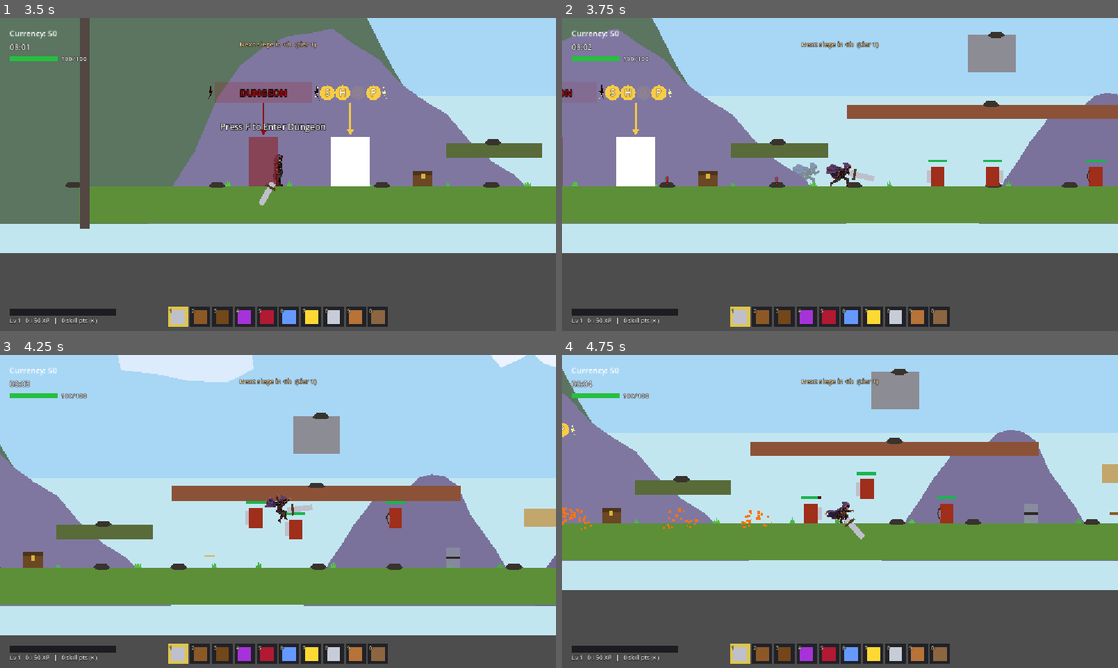
Above: before the commit, frames 1-4 (two rows, left to right).
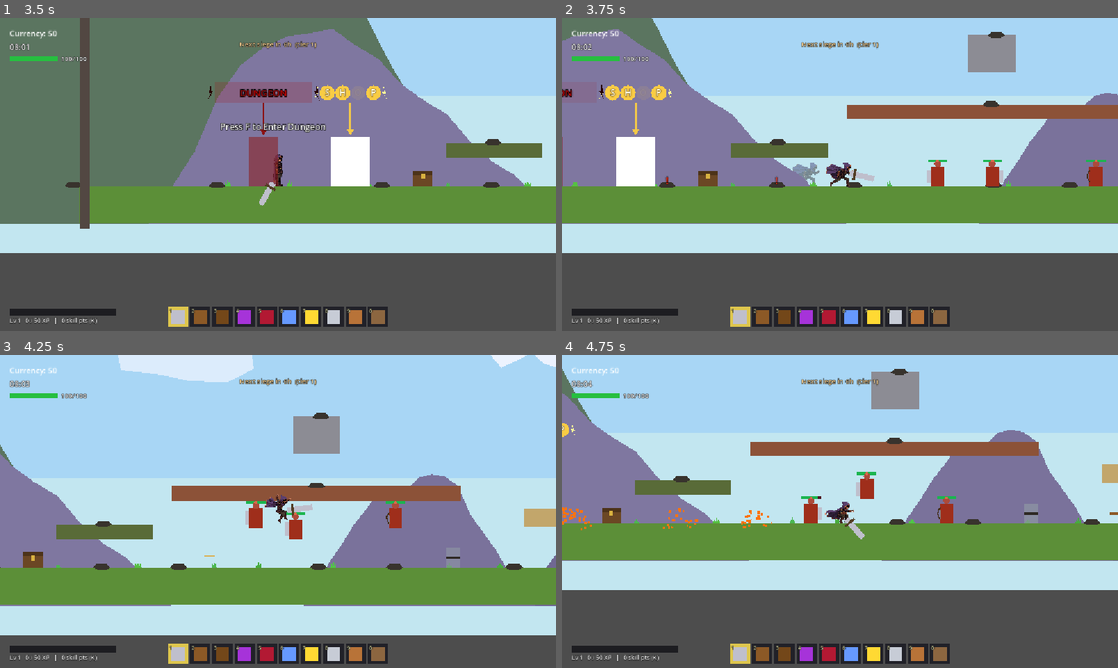
Above: after the commit, the same moments.

Repository: Bachana401/deepwood
Game: Godot game, scene res://main_menu.tscn
Two runs of this game, one before a commit and one after it. Both use one fixed random seed, a clock stepped at 60 frames per second and the inputs below. Sound files missing from this copy of the repository are replaced by a short silence.
Inputs (mouse positions are in pixels of both pictures, inside the frame that each line leads up to):
- Up to frame 1 (3.5 s): click "Start Game" at 0.5 s; click "Start Game" at 1.25 s; click "Easy" at 2 s; click "Begin Your Journey" at 2.75 s
- Up to frame 2 (3.75 s): tap F (enter_dungeon) at 3.5 s; move the mouse to (962, 158) at 3.52 s; hold D (move_right) from 3.53 s (still down); tap T (admin_dash) at 3.6 s; click (962, 158) at 3.67 s
- Up to frame 3 (4.25 s): keep holding D (move_right); tap Space (jump) at 3.77 s
- Up to frame 4 (4.75 s): release D (move_right) at 4.25 s; drag from (728, 527) to (878, 555) at 4.27 s

Frame 1 is identical in both runs. In frame 2, less than 0.1% of the frame differs, in the area x 66-97%, y 45-48%; in frame 3, less than 0.1%, in the area x 45-72%, y 46-53%; in frame 4, less than 0.1%.

Commit message:
Give every enemy and boss a distinct procedural silhouette
- enemy.gd: each of the six grunt archetypes now builds a "Features" node with
  a signature look on top of the torso -- Bandit (capped head), Frostkin (ice
  crown), Emberling (horns + shoulders), Wraith (hood + glowing eyes), Stonekin
  (blocky head + shoulders), Venomling (antennae). Hit-flash and death fade the
  features with the body.
- boss.gd: per-boss "shape" builds horns/crowns/wings/spider-legs/serpent-fins
  etc., sized to the body; sizes now vary more (Weaver is small and spidery,
  Frost Monarch tall and slim, the apex trio distinct). Seraph gets wings + a
  halo, Leviathan a finned serpent body, Eclipse Titan massive horns.

Validated: full headless import compiles with no script/parse errors.

Co-Authored-By: Claude Opus 4.8 <noreply@anthropic.com>

Diff:
--- a/boss.gd
+++ b/boss.gd
@@ -138,37 +138,37 @@
 	"gravewarden": {
 		"name": "The Gravewarden",
 		"color": Color(0.30, 0.42, 0.28), "eye_color": Color(0.7, 1.0, 0.4),
-		"body": Vector2(172, 240), "hp": 900, "speed": 80.0,
+		"body": Vector2(178, 244), "hp": 900, "speed": 80.0, "shape": "brute",
 		"abilities": ["slam", "charge", "summon"],
 	},
 	"frost_monarch": {
 		"name": "The Frost Monarch",
 		"color": Color(0.40, 0.6, 0.85), "eye_color": Color(0.85, 0.97, 1.0),
-		"body": Vector2(142, 212), "hp": 820, "speed": 54.0,
+		"body": Vector2(126, 224), "hp": 820, "speed": 54.0, "shape": "crown",
 		"abilities": ["rain", "nova", "teleport"],
 	},
 	"cinder_colossus": {
 		"name": "The Cinder Colossus",
 		"color": Color(0.72, 0.25, 0.12), "eye_color": Color(1.0, 0.85, 0.2),
-		"body": Vector2(192, 252), "hp": 1050, "speed": 90.0,
+		"body": Vector2(198, 258), "hp": 1050, "speed": 90.0, "shape": "colossus",
 		"abilities": ["charge", "barrage", "pillars"],
 	},
 	"weaver": {
 		"name": "The Weaver",
 		"color": Color(0.45, 0.25, 0.6), "eye_color": Color(1.0, 0.4, 0.9),
-		"body": Vector2(150, 202), "hp": 800, "speed": 72.0,
+		"body": Vector2(132, 150), "hp": 800, "speed": 72.0, "shape": "spider",
 		"abilities": ["summon", "nova", "teleport"],
 	},
 	"stormcaller": {
 		"name": "The Stormcaller",
 		"color": Color(0.85, 0.8, 0.35), "eye_color": Color(1.0, 1.0, 0.75),
-		"body": Vector2(150, 216), "hp": 920, "speed": 84.0,
+		"body": Vector2(138, 204), "hp": 920, "speed": 84.0, "shape": "caster",
 		"abilities": ["nova", "pillars", "barrage"],
 	},
 	"void_sovereign": {
 		"name": "The Void Sovereign",
 		"color": Color(0.2, 0.12, 0.3), "eye_color": Color(0.9, 0.2, 1.0),
-		"body": Vector2(178, 246), "hp": 1220, "speed": 76.0,
+		"body": Vector2(178, 246), "hp": 1220, "speed": 76.0, "shape": "void",
 		"abilities": ["teleport", "rain", "nova", "summon"],
 	},
 	# ----- APEX TIER (levels 35/40/45) -----
@@ -178,21 +178,21 @@
 	"seraph": {
 		"name": "Seraphiel, the Last Light",
 		"color": Color(0.92, 0.88, 0.68), "eye_color": Color(1.0, 0.55, 0.1),
-		"body": Vector2(150, 240), "hp": 2400, "speed": 130.0,
+		"body": Vector2(150, 236), "hp": 2400, "speed": 130.0, "shape": "angel",
 		"flying": true, "apex": true,
 		"abilities": ["dive", "volley", "rain", "nova"],
 	},
 	"leviathan": {
 		"name": "The Abyssal Leviathan",
 		"color": Color(0.1, 0.35, 0.4), "eye_color": Color(0.4, 1.0, 0.9),
-		"body": Vector2(300, 150), "hp": 2800, "speed": 150.0,
+		"body": Vector2(300, 150), "hp": 2800, "speed": 150.0, "shape": "serpent",
 		"flying": true, "apex": true,
 		"abilities": ["charge", "vortex", "meteors", "summon"],
 	},
 	"eclipse": {
 		"name": "The Eclipse Titan",
 		"color": Color(0.1, 0.06, 0.08), "eye_color": Color(1.0, 0.2, 0.1),
-		"body": Vector2(250, 330), "hp": 3300, "speed": 95.0,
+		"body": Vector2(250, 330), "hp": 3300, "speed": 95.0, "shape": "titan",
 		"apex": true,
 		"abilities": ["beam", "pillars", "meteors", "teleport", "summon"],
 	},
@@ -296,6 +296,93 @@
 		bar.offset_right = 80.0
 		bar.offset_top = bar_y
 		bar.offset_bottom = bar_y + 12.0
+
+	build_boss_features(def.get("shape", ""), body, eye_color)
+
+# Adds a silhouette (horns, crown, wings, legs...) around the boss body so each
+# one reads as a distinct creature. Sized relative to the body so it scales
+# with every boss. Parts live under "Features" and fade out on death.
+func build_boss_features(shape: String, body: Vector2, accent: Color) -> void:
+	if has_node("Features"):
+		$Features.queue_free()
+	var f := Node2D.new()
+	f.name = "Features"
+	add_child(f)
+	var hw := body.x / 2.0
+	var hh := body.y / 2.0
+	var dark := base_color.darkened(0.2)
+	match shape:
+		"brute":
+			_bfeat(f, PackedVector2Array([Vector2(-hw, -hh), Vector2(-hw - 34, -hh - 46), Vector2(-hw + 18, -hh - 6)]), accent)
+			_bfeat(f, PackedVector2Array([Vector2(hw, -hh), Vector2(hw + 34, -hh - 46), Vector2(hw - 18, -hh - 6)]), accent)
+		"crown":
+			for k in [-1.0, -0.5, 0.0, 0.5, 1.0]:
+				var cx = k * hw * 0.8
+				_bfeat(f, PackedVector2Array([Vector2(cx - 10, -hh), Vector2(cx + 10, -hh), Vector2(cx, -hh - 60)]), accent)
+		"colossus":
+			_bfeat(f, PackedVector2Array([Vector2(-hw, -hh + 10), Vector2(-hw - 40, -hh - 20), Vector2(-hw, -hh + 60)]), dark)
+			_bfeat(f, PackedVector2Array([Vector2(hw, -hh + 10), Vector2(hw + 40, -hh - 20), Vector2(hw, -hh + 60)]), dark)
+			_bfeat(f, PackedVector2Array([Vector2(-30, -hh), Vector2(-46, -hh - 40), Vector2(-14, -hh)]), accent)
+			_bfeat(f, PackedVector2Array([Vector2(30, -hh), Vector2(46, -hh - 40), Vector2(14, -hh)]), accent)
+		"spider":
+			# eight thin legs splaying from the body
+			for i in range(4):
+				var yy = -hh * 0.4 + i * (hh * 0.5)
+				var span = hw + 40 + i * 6
+				_bleg(f, Vector2(-hw * 0.6, yy), Vector2(-span, yy - 18), dark)
+				_bleg(f, Vector2(hw * 0.6, yy), Vector2(span, yy - 18), dark)
+		"caster":
+			# floating antler-shards above the head
+			_bfeat(f, PackedVector2Array([Vector2(-hw, -hh - 6), Vector2(-hw - 26, -hh - 54), Vector2(-hw + 12, -hh - 20)]), accent)
+			_bfeat(f, PackedVector2Array([Vector2(hw, -hh - 6), Vector2(hw + 26, -hh - 54), Vector2(hw - 12, -hh - 20)]), accent)
+			_bdot(f, Vector2(0, -hh - 34), 8.0, accent)
+		"void":
+			for k in [-1.0, -0.45, 0.45, 1.0]:
+				var cx2 = k * hw * 0.9
+				_bfeat(f, PackedVector2Array([Vector2(cx2 - 12, -hh + 6), Vector2(cx2 + 12, -hh + 6), Vector2(cx2, -hh - 66)]), accent)
+		"angel":
+			# broad feathered wings for the flying seraph
+			_bfeat(f, PackedVector2Array([Vector2(-hw + 10, -hh + 40), Vector2(-hw - 130, -hh - 20), Vector2(-hw - 90, hh * 0.2), Vector2(-hw + 6, hh * 0.1)]), accent)
+			_bfeat(f, PackedVector2Array([Vector2(hw - 10, -hh + 40), Vector2(hw + 130, -hh - 20), Vector2(hw + 90, hh * 0.2), Vector2(hw - 6, hh * 0.1)]), accent)
+			_bdot(f, Vector2(0, -hh - 20), 14.0, accent)   # halo
+		"serpent":
+			# long finned body: a dorsal ridge + tail fin
+			for i in range(5):
+				var sx = -hw + 20 + i * (body.x / 5.0)
+				_bfeat(f, PackedVector2Array([Vector2(sx - 14, -hh), Vector2(sx + 14, -hh), Vector2(sx, -hh - 30)]), accent)
+			_bfeat(f, PackedVector2Array([Vector2(hw, -20), Vector2(hw + 70, -60), Vector2(hw + 70, 30)]), accent)
+		"titan":
+			_bfeat(f, PackedVector2Array([Vector2(-hw + 20, -hh), Vector2(-hw - 30, -hh - 70), Vector2(-hw + 55, -hh - 10)]), accent)
+			_bfeat(f, PackedVector2Array([Vector2(hw - 20, -hh), Vector2(hw + 30, -hh - 70), Vector2(hw - 55, -hh - 10)]), accent)
+			for k in [-0.4, 0.0, 0.4]:
+				_bfeat(f, PackedVector2Array([Vector2(k * hw - 12, -hh), Vector2(k * hw + 12, -hh), Vector2(k * hw, -hh - 44)]), dark)
+		_:
+			pass
+
+func _bfeat(parent: Node2D, points: PackedVector2Array, color: Color) -> void:
+	var p := Polygon2D.new()
+	p.polygon = points
+	p.color = color
+	p.z_index = -1   # sit behind the body block
+	parent.add_child(p)
+
+func _bleg(parent: Node2D, a: Vector2, b: Vector2, color: Color) -> void:
+	var line := Line2D.new()
+	line.points = PackedVector2Array([a, Vector2((a.x + b.x) / 2.0, a.y - 24), b])
+	line.width = 5.0
+	line.default_color = color
+	line.z_index = -1
+	parent.add_child(line)
+
+func _bdot(parent: Node2D, pos: Vector2, r: float, color: Color) -> void:
+	var pts := PackedVector2Array()
+	for i in range(16):
+		pts.append(Vector2(cos(i * TAU / 16), sin(i * TAU / 16)) * r)
+	var p := Polygon2D.new()
+	p.polygon = pts
+	p.position = pos
+	p.color = color
+	parent.add_child(p)
 
 func place_eye(eye: ColorRect, cx: float, cy: float, size: float, color: Color) -> void:
 	eye.offset_left = cx - size / 2.0
@@ -957,6 +1044,8 @@
 	tween.tween_property($ColorRect, "modulate:a", 0.0, 0.65).set_delay(0.15)
 	tween.tween_property($EyeLeft, "modulate:a", 0.0, 0.5)
 	tween.tween_property($EyeRight, "modulate:a", 0.0, 0.5)
+	if has_node("Features"):
+		tween.tween_property($Features, "modulate:a", 0.0, 0.5)
 	tween.tween_property(self, "scale", Vector2(0.1, 0.1), 0.65).set_trans(Tween.TRANS_QUAD).set_ease(Tween.EASE_IN)
 	tween.tween_property(self, "position:y", position.y - 30.0, 0.65).set_trans(Tween.TRANS_QUAD).set_ease(Tween.EASE_OUT)
 	await tween.finished
--- a/enemy.gd
+++ b/enemy.gd
@@ -49,17 +49,17 @@
 # the flavor is felt in combat, not just visually.
 const ENEMY_ROSTERS = [
 	# 0 -- Bandits (levels 1-5): the plain baseline, balanced weapon mix.
-	{"name": "Bandit", "color": Color(0.62, 0.18, 0.11), "scale": 1.0, "weapons": ["sword", "spear", "bow"], "hp_mult": 1.0, "dmg_mult": 1.0, "speed_mult": 1.0},
+	{"name": "Bandit", "color": Color(0.62, 0.18, 0.11), "accent": Color(0.85, 0.42, 0.3), "scale": 1.0, "shape": "grunt", "weapons": ["sword", "spear", "bow"], "hp_mult": 1.0, "dmg_mult": 1.0, "speed_mult": 1.0},
 	# 1 -- Frostkin (6-10): light, quick skirmishers, spear & bow.
-	{"name": "Frostkin", "color": Color(0.36, 0.6, 0.86), "scale": 0.92, "weapons": ["spear", "bow"], "hp_mult": 0.85, "dmg_mult": 1.0, "speed_mult": 1.22},
+	{"name": "Frostkin", "color": Color(0.36, 0.6, 0.86), "accent": Color(0.75, 0.95, 1.0), "scale": 0.92, "shape": "frost", "weapons": ["spear", "bow"], "hp_mult": 0.85, "dmg_mult": 1.0, "speed_mult": 1.22},
 	# 2 -- Emberlings (11-15): heavy bruisers, hit hard but slower.
-	{"name": "Emberling", "color": Color(0.85, 0.35, 0.12), "scale": 1.12, "weapons": ["sword", "spear"], "hp_mult": 1.3, "dmg_mult": 1.18, "speed_mult": 0.88},
+	{"name": "Emberling", "color": Color(0.85, 0.35, 0.12), "accent": Color(1.0, 0.72, 0.2), "scale": 1.12, "shape": "ember", "weapons": ["sword", "spear"], "hp_mult": 1.3, "dmg_mult": 1.18, "speed_mult": 0.88},
 	# 3 -- Wraiths (16-20): fragile fast archers that swarm from range.
-	{"name": "Wraith", "color": Color(0.55, 0.3, 0.72), "scale": 0.9, "weapons": ["bow", "bow", "sword"], "hp_mult": 0.78, "dmg_mult": 1.0, "speed_mult": 1.32},
+	{"name": "Wraith", "color": Color(0.55, 0.3, 0.72), "accent": Color(0.85, 0.5, 1.0), "scale": 0.9, "shape": "wraith", "weapons": ["bow", "bow", "sword"], "hp_mult": 0.78, "dmg_mult": 1.0, "speed_mult": 1.32},
 	# 4 -- Stonekin (21-25): huge tanks, slow, pure melee.
-	{"name": "Stonekin", "color": Color(0.5, 0.5, 0.56), "scale": 1.28, "weapons": ["sword"], "hp_mult": 1.7, "dmg_mult": 1.22, "speed_mult": 0.78},
+	{"name": "Stonekin", "color": Color(0.5, 0.5, 0.56), "accent": Color(0.72, 0.72, 0.78), "scale": 1.28, "shape": "stone", "weapons": ["sword"], "hp_mult": 1.7, "dmg_mult": 1.22, "speed_mult": 0.78},
 	# 5 -- Venomlings (26-30): small, fast, poison-quick jabs.
-	{"name": "Venomling", "color": Color(0.3, 0.66, 0.26), "scale": 0.84, "weapons": ["spear", "spear", "bow"], "hp_mult": 0.85, "dmg_mult": 1.12, "speed_mult": 1.26},
+	{"name": "Venomling", "color": Color(0.3, 0.66, 0.26), "accent": Color(0.7, 1.0, 0.4), "scale": 0.84, "shape": "venom", "weapons": ["spear", "spear", "bow"], "hp_mult": 0.85, "dmg_mult": 1.12, "speed_mult": 1.26},
 ]
 
 @export var weapon_type: String = "sword"
@@ -97,6 +97,8 @@
 var wave_hp_multiplier = 1.0
 var wave_damage_multiplier = 1.0
 var wave_speed_multiplier = 1.0
+var character_shape := "grunt"
+var accent_color := Color(0.85, 0.42, 0.3)
 
 func _ready() -> void:
 	start_x = global_position.x
@@ -111,6 +113,7 @@
 	damage_multiplier *= wave_damage_multiplier
 	setup_weapon_visual()
 	update_body_color()
+	build_character()
 
 func update_body_color() -> void:
 	$ColorRect.color = base_color.darkened(clamp(generation * 0.15, 0.0, 0.6))
@@ -134,9 +137,89 @@
 	var weapons: Array = data.get("weapons", [weapon_type])
 	if not weapons.is_empty():
 		weapon_type = weapons[randi() % weapons.size()]
+	character_shape = data.get("shape", "grunt")
+	accent_color = data.get("accent", accent_color)
 	wave_hp_multiplier *= float(data.get("hp_mult", 1.0))
 	wave_damage_multiplier *= float(data.get("dmg_mult", 1.0))
 	wave_speed_multiplier *= float(data.get("speed_mult", 1.0))
+
+# Builds a distinct silhouette (head + a signature feature) on top of the plain
+# torso ColorRect, so each roster archetype reads as its own creature rather
+# than a colored box. Parts live under a "Features" node; flash_hit and the
+# death animation brighten/fade it alongside the torso.
+func build_character() -> void:
+	if has_node("Features"):
+		$Features.queue_free()
+	var f := Node2D.new()
+	f.name = "Features"
+	add_child(f)
+	var head_col := base_color.lightened(0.14)
+	match character_shape:
+		"frost":
+			_add_head(f, head_col, 7.0, -26.0)
+			# ice crown: three pale spikes
+			for sx in [-7.0, 0.0, 7.0]:
+				_add_poly(f, PackedVector2Array([Vector2(sx - 3, -30), Vector2(sx + 3, -30), Vector2(sx, -44)]), accent_color)
+		"ember":
+			_add_shoulders(f, base_color.darkened(0.1))
+			_add_head(f, head_col, 8.0, -27.0)
+			# two curved horns
+			_add_poly(f, PackedVector2Array([Vector2(-8, -32), Vector2(-15, -46), Vector2(-4, -34)]), accent_color)
+			_add_poly(f, PackedVector2Array([Vector2(8, -32), Vector2(15, -46), Vector2(4, -34)]), accent_color)
+		"wraith":
+			# no round head -- a tattered hood with glowing eyes
+			_add_poly(f, PackedVector2Array([Vector2(-11, -20), Vector2(11, -20), Vector2(7, -40), Vector2(-7, -40)]), base_color.darkened(0.25))
+			for sx in [-4.0, 4.0]:
+				_add_dot(f, Vector2(sx, -28), 2.0, accent_color)
+		"stone":
+			_add_shoulders(f, base_color.darkened(0.12))
+			# blocky head
+			var head := ColorRect.new()
+			head.size = Vector2(18, 16)
+			head.position = Vector2(-9, -38)
+			head.color = head_col
+			f.add_child(head)
+			# a crack line
+			_add_dot(f, Vector2(0, -30), 1.5, base_color.darkened(0.4))
+		"venom":
+			_add_head(f, head_col, 6.0, -24.0)
+			# antennae
+			for sx in [-5.0, 5.0]:
+				var line := Line2D.new()
+				line.points = PackedVector2Array([Vector2(sx, -28), Vector2(sx * 2.2, -40)])
+				line.width = 1.5
+				line.default_color = accent_color
+				f.add_child(line)
+				_add_dot(f, Vector2(sx * 2.2, -40), 2.0, accent_color)
+		_:  # grunt / default humanoid
+			_add_head(f, head_col, 7.0, -26.0)
+			_add_dot(f, Vector2(0, -32), 3.0, accent_color)   # small cap/tuft
+
+func _add_head(parent: Node2D, color: Color, r: float, y: float) -> void:
+	_add_dot(parent, Vector2(0, y), r, color)
+
+func _add_shoulders(parent: Node2D, color: Color) -> void:
+	var s := ColorRect.new()
+	s.size = Vector2(34, 10)
+	s.position = Vector2(-17, -22)
+	s.color = color
+	parent.add_child(s)
+
+func _add_poly(parent: Node2D, points: PackedVector2Array, color: Color) -> void:
+	var p := Polygon2D.new()
+	p.polygon = points
+	p.color = color
+	parent.add_child(p)
+
+func _add_dot(parent: Node2D, pos: Vector2, r: float, color: Color) -> void:
+	var pts := PackedVector2Array()
+	for i in range(12):
+		pts.append(Vector2(cos(i * TAU / 12), sin(i * TAU / 12)) * r)
+	var p := Polygon2D.new()
+	p.polygon = pts
+	p.position = pos
+	p.color = color
+	parent.add_child(p)
 
 func setup_weapon_visual() -> void:
 	var stats = WEAPONS.get(weapon_type, WEAPONS["sword"])
@@ -390,6 +473,9 @@
 	$ColorRect.color = Color(1, 1, 1)
 	var tween = create_tween()
 	tween.tween_property($ColorRect, "color", base_color.darkened(clamp(generation * 0.15, 0.0, 0.6)), 0.15)
+	if has_node("Features"):
+		$Features.modulate = Color(2.2, 2.2, 2.2)
+		create_tween().tween_property($Features, "modulate", Color(1, 1, 1), 0.15)
 
 func update_health_bar() -> void:
 	var health_percent = float(health) / max_health
@@ -428,6 +514,8 @@
 	tween.set_parallel(true)
 	tween.tween_property($ColorRect, "color", Color(1.0, 0.35, 0.05, 1), 0.15)
 	tween.tween_property($ColorRect, "modulate:a", 0.0, 0.45).set_delay(0.1)
+	if has_node("Features"):
+		tween.tween_property($Features, "modulate:a", 0.0, 0.45).set_delay(0.1)
 	tween.tween_property(self, "scale", Vector2(0.15, 0.15), 0.45).set_trans(Tween.TRANS_QUAD).set_ease(Tween.EASE_IN)
 	tween.tween_property(self, "position:y", position.y - 18.0, 0.45).set_trans(Tween.TRANS_QUAD).set_ease(Tween.EASE_OUT)
 	await tween.finished
